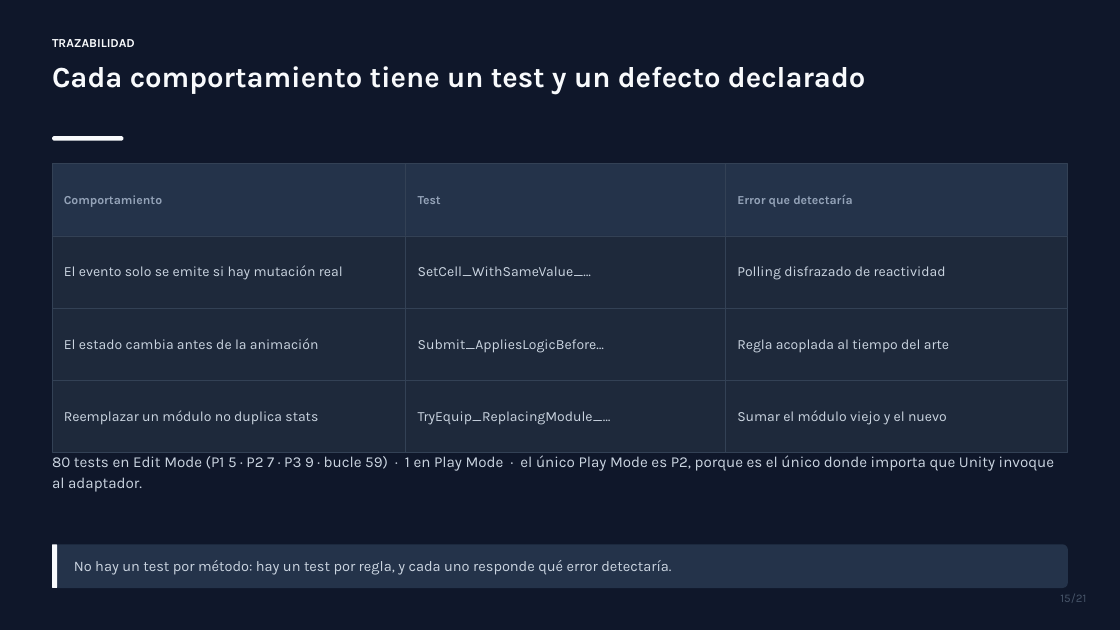
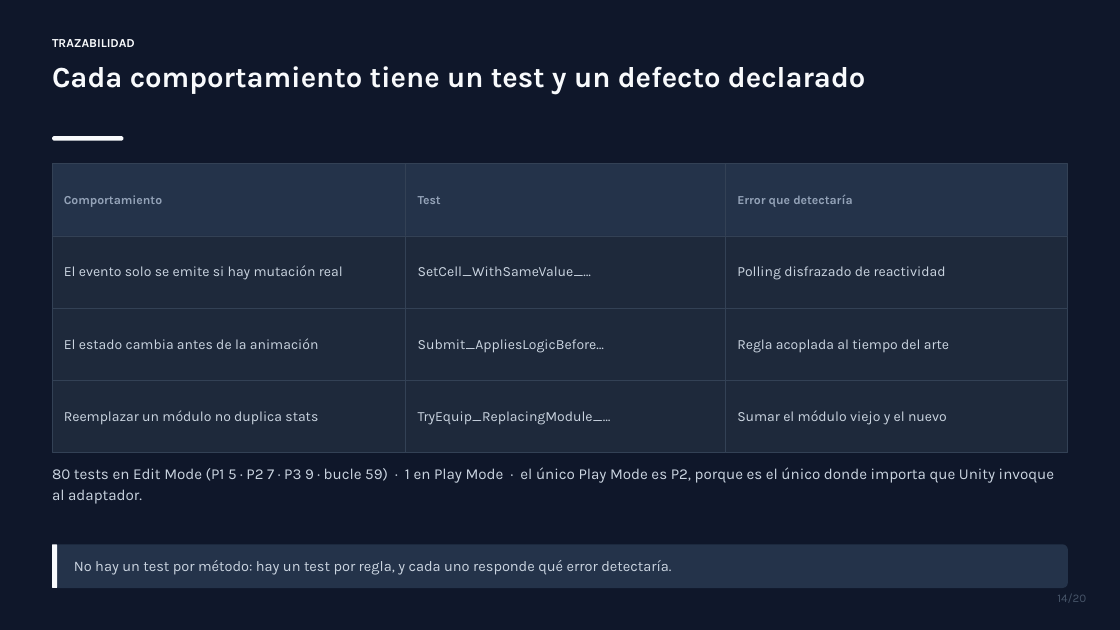
Before and after one commit to SenKetZu/HexPG, a slide deck: slide 14 of docs/presentacion/TP2-VoidHex-Tactics.pptx (slide 15 before the commit). Drawn at 1120x630 pixels with LibreOffice and Linux fonts; fonts in the diff are those of the drawing. Boxes give left, top, right and bottom in pixels: in the first picture for what was removed or moved away, otherwise in the second. Text is boxed around its words. In the diff, an @@ line names an element or a change of style, - is before the commit and + after.

```diff
--- a/docs/presentacion/TP2-VoidHex-Tactics.pptx
+++ b/docs/presentacion/TP2-VoidHex-Tactics.pptx
@@ text "80 tests en Edit Mode ...": place and size @@
-text "80 tests en Edit Mode ..." at (52, 455, 1054, 492)
+text "80 tests en Edit Mode ..." at (52, 467, 1054, 504)
@@ text at (1057, 594, 1086, 602): text changed @@
-15/21
+14/20
```
Also in this commit, not shown: 18 other slides changed, 1 slide added, 2 slides removed, 2 other files.
